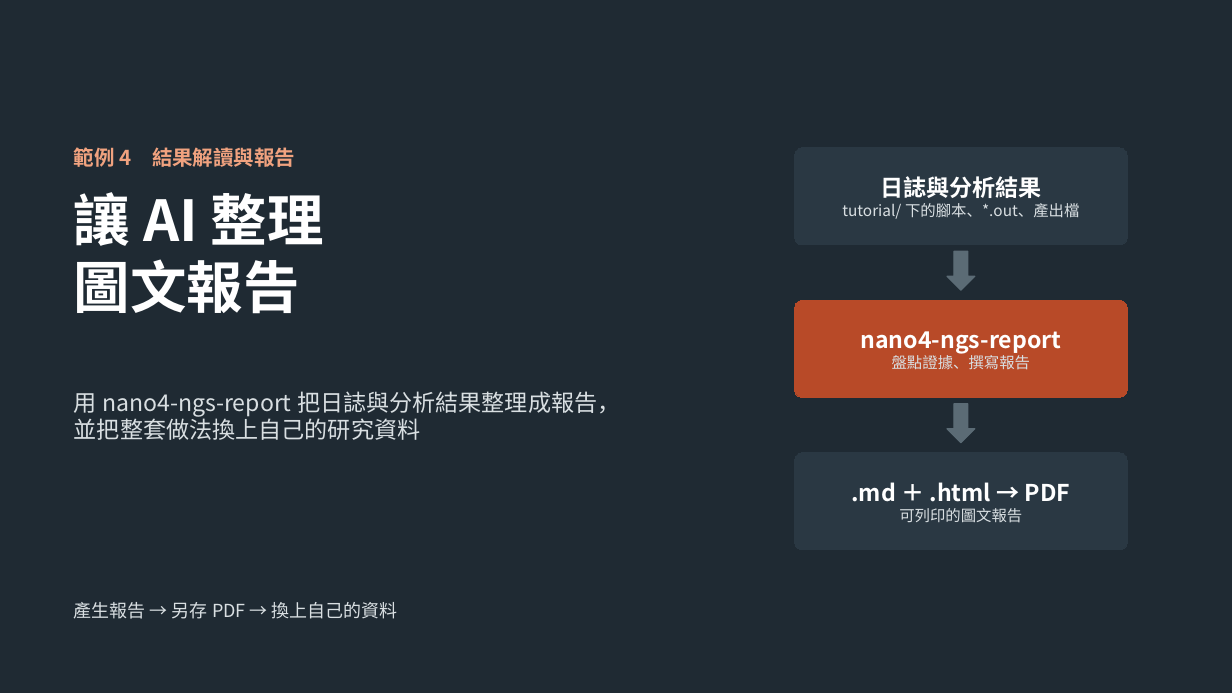
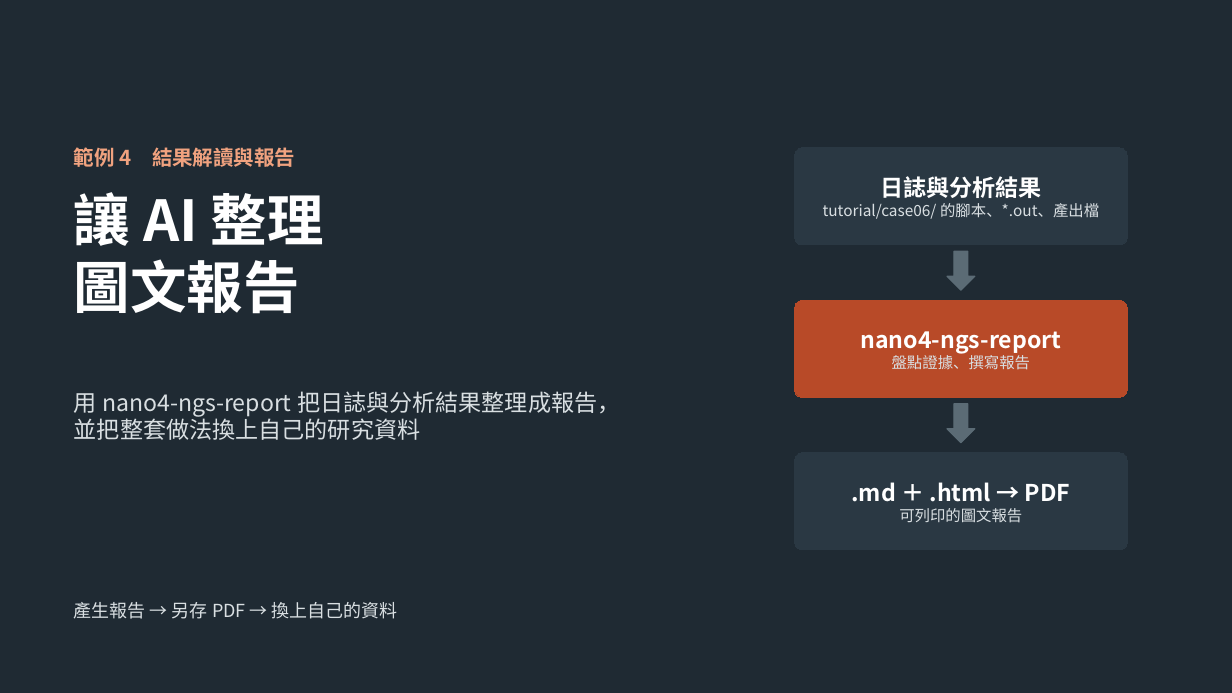
Before and after one commit to gemini960114/nano4-ngs-slurm-skill, a slide deck: slide 1 of PPTX/4_結果解讀與圖文報告.pptx. Drawn at 1232x693 pixels with LibreOffice and Linux fonts; fonts in the diff are those of the drawing. Boxes give left, top, right and bottom in pixels: in the first picture for what was removed or moved away, otherwise in the second. Text is boxed around its words. In the diff, an @@ line names an element or a change of style, - is before the commit and + after.

```diff
--- a/PPTX/4_結果解讀與圖文報告.pptx
+++ b/PPTX/4_結果解讀與圖文報告.pptx
@@ text in rounded rectangle at [823, 203, 1099, 219]: text changed @@
-tutorial/ 下的腳本、*.out、產出檔
+tutorial/case06/ 的腳本、*.out、產出檔
```
Also in this commit, not shown: 1 other slide changed, 1 other file.
